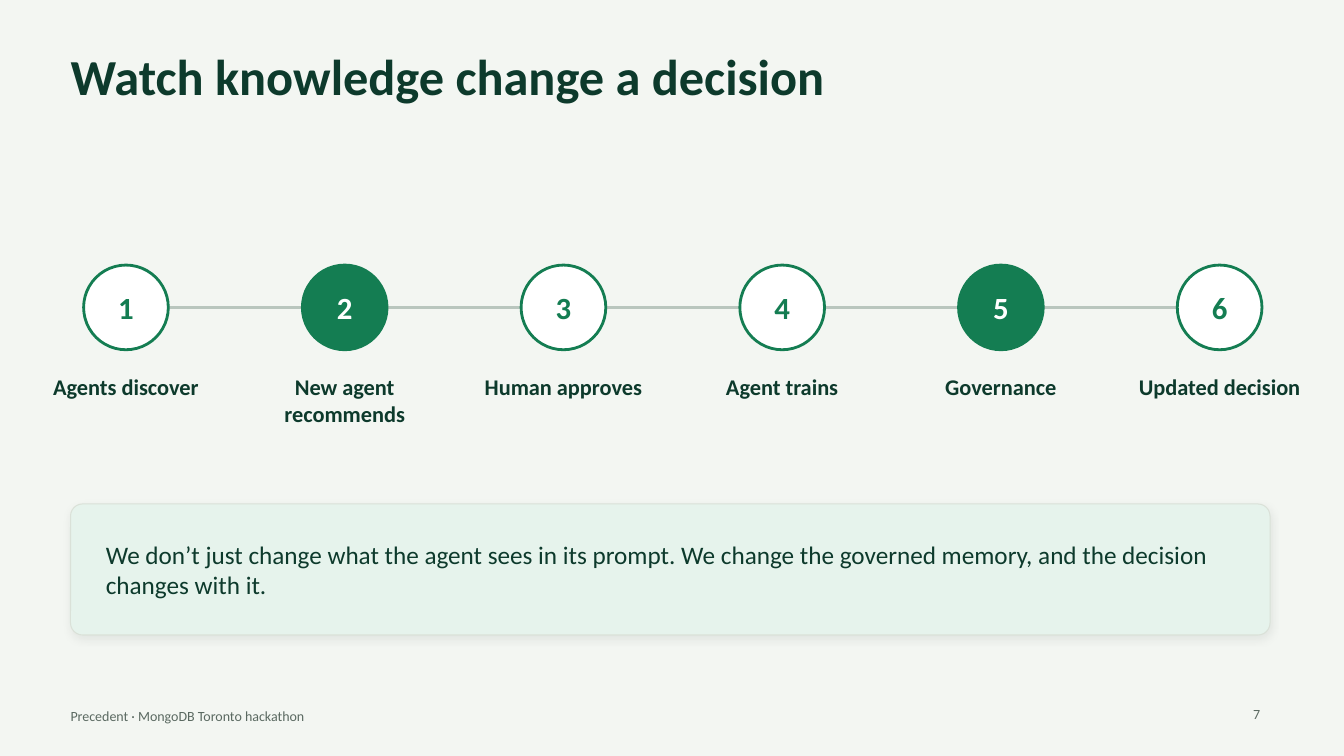
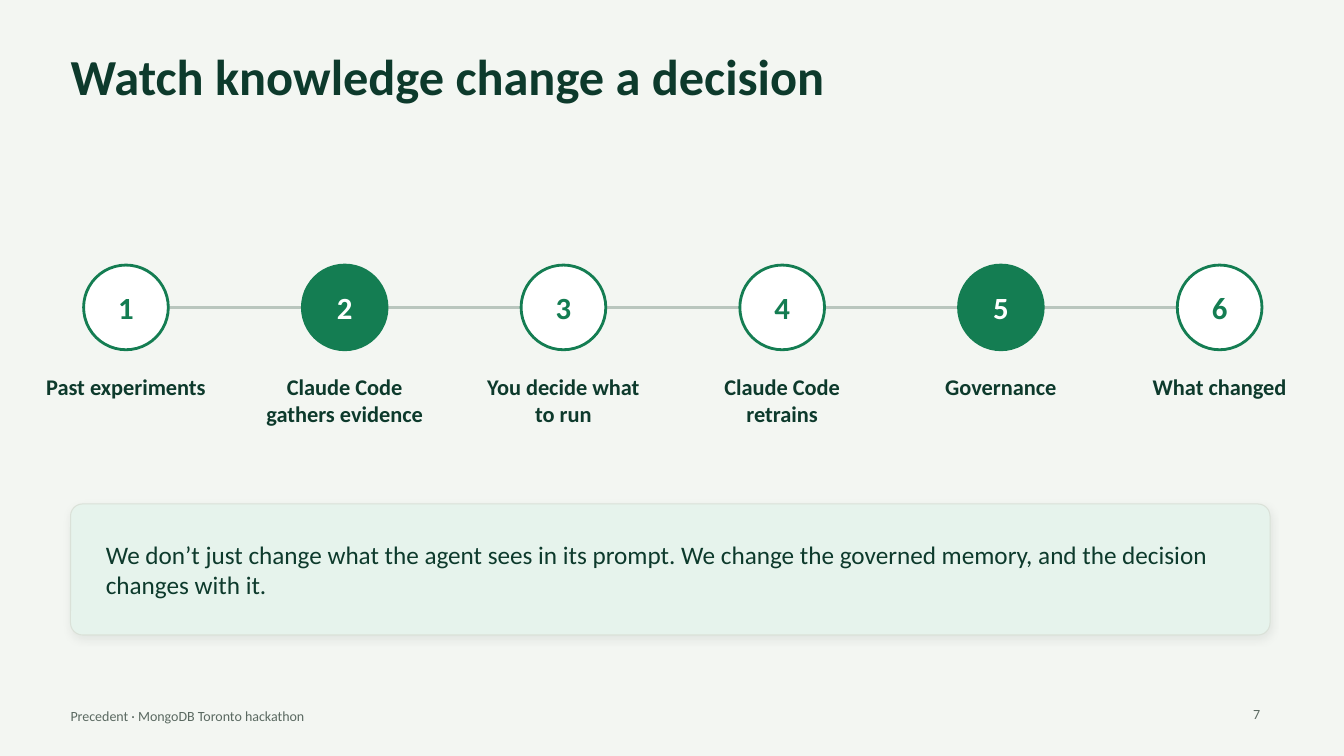
Before and after one commit to SalmaRoshdy-YG/Hackathon-project, a slide deck: slide 7 of docs/deck/precedent-deck.pptx. Drawn at 1344x756 pixels with LibreOffice and Linux fonts; fonts in the diff are those of the drawing. Boxes give left, top, right and bottom in pixels: in the first picture for what was removed or moved away, otherwise in the second. Text is boxed around its words. In the diff, an @@ line names an element or a change of style, - is before the commit and + after.

```diff
--- a/docs/deck/precedent-deck.pptx
+++ b/docs/deck/precedent-deck.pptx
@@ text at (x1=46, y1=379, x2=206, y2=399): text changed @@
-Agents discover
+Past experiments
@@ text at (x1=266, y1=379, x2=423, y2=426): text changed @@
-New agent recommends
+Claude Code gathers evidence
@@ text at (x1=487, y1=379, x2=639, y2=422): text changed @@
-Human approves
+You decide what to run
@@ text at (x1=724, y1=379, x2=840, y2=422): text changed @@
-Agent trains
+Claude Code retrains
@@ text at (x1=1153, y1=379, x2=1287, y2=399): text changed @@
-Updated decision
+What changed
```
Also in this commit, not shown: 4 other slides changed, 4 other files.
